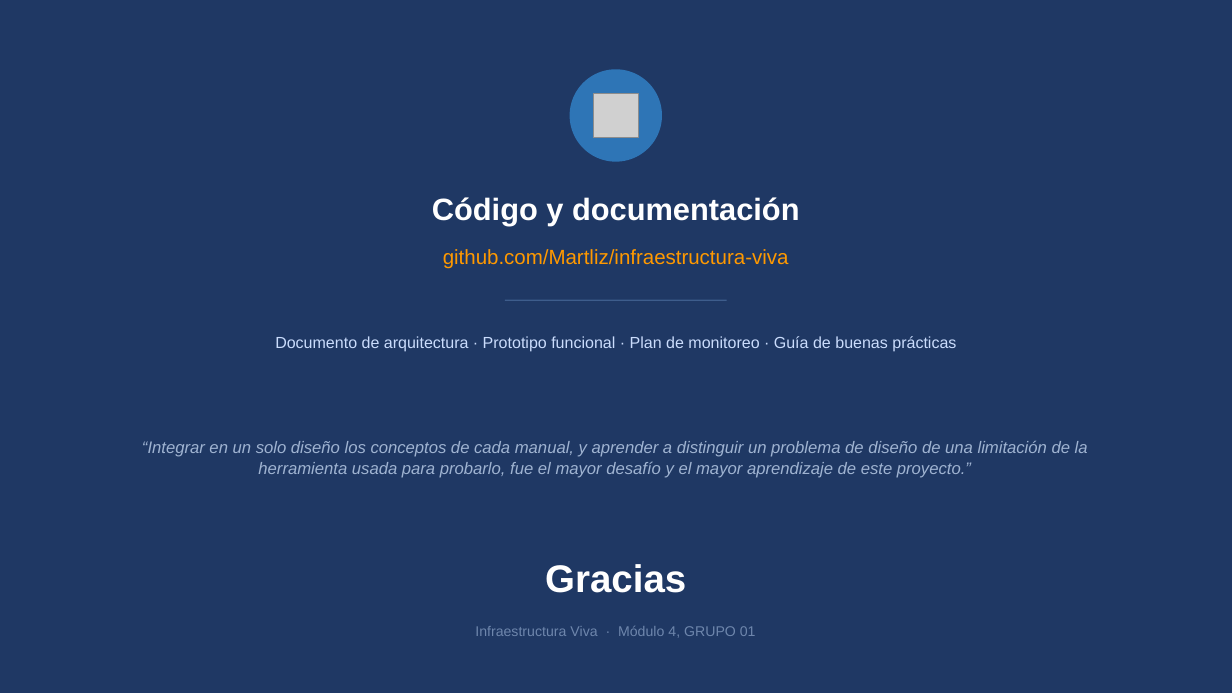
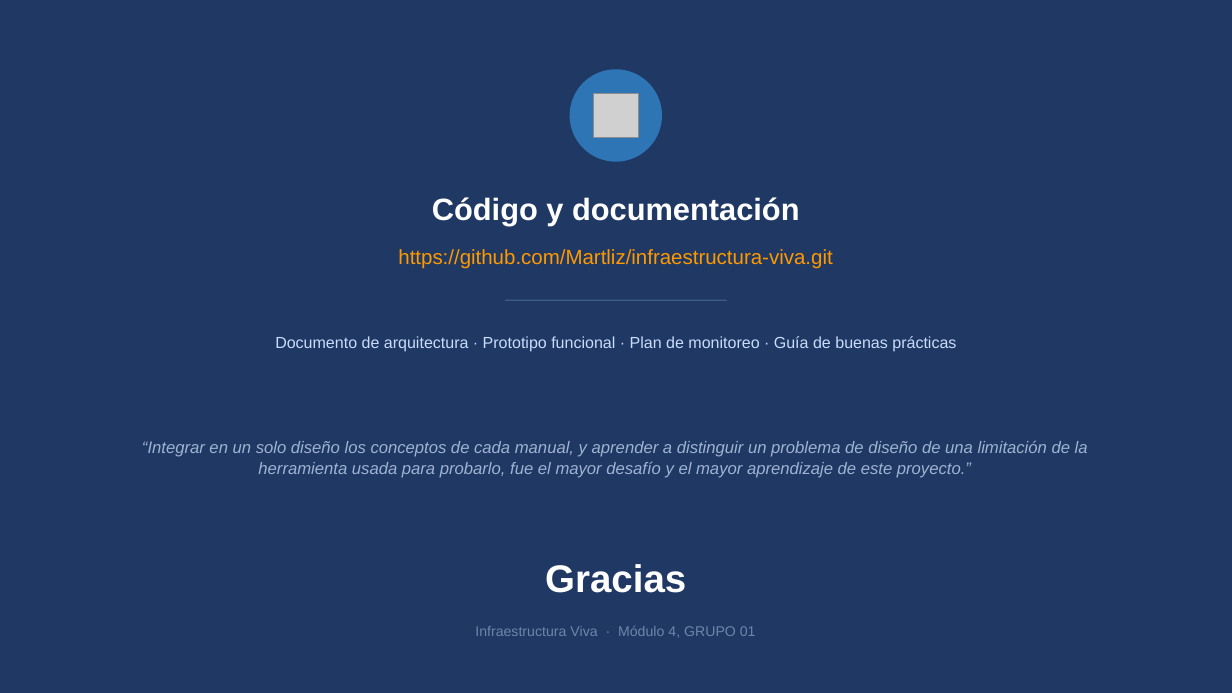
Before and after one commit to Martliz/infraestructura-viva, a slide deck: slide 11 of docs/Infraestructura_Viva_Presentacion.pptx. Drawn at 1232x693 pixels with LibreOffice and Linux fonts; fonts in the diff are those of the drawing; grey boxes stand for pictures. Boxes give left, top, right and bottom in pixels: in the first picture for what was removed or moved away, otherwise in the second. Text is boxed around its words. In the diff, an @@ line names an element or a change of style, - is before the commit and + after.

Commit message:
Agrega informe resumido, presentacion final y guia de buenas practicas

```diff
--- a/docs/Infraestructura_Viva_Presentacion.pptx
+++ b/docs/Infraestructura_Viva_Presentacion.pptx
@@ text at (398,249,832,269): text changed @@
-github.com/Martliz/infraestructura-viva
+https://github.com/Martliz/infraestructura-viva.git
```
Also in this commit, not shown: 1 other file.
